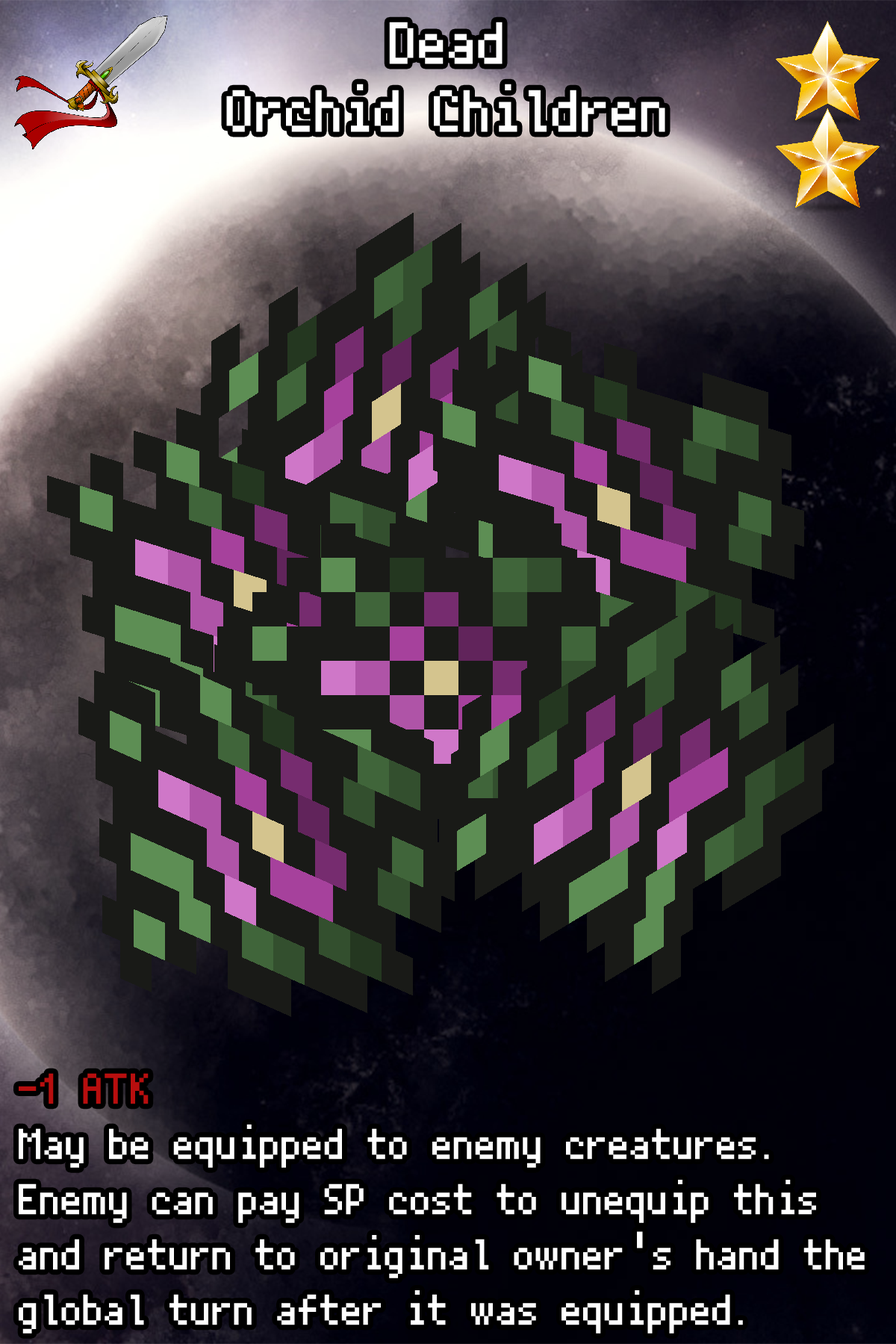
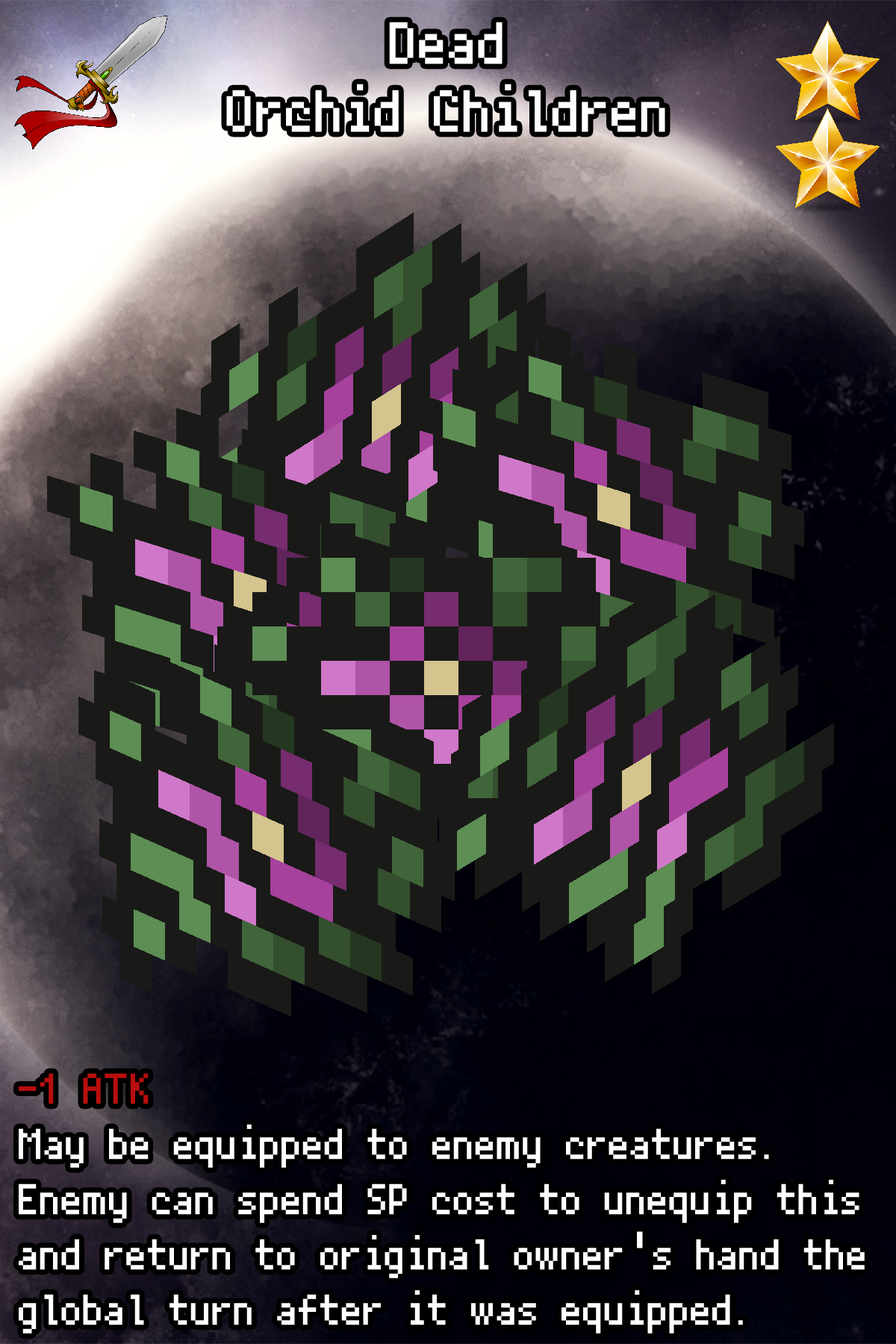
Before/after of a w=896, h=1344 layered artwork. What changed in the layer stack:
painted on "Ability" over [238, 1179, 860, 1223]
